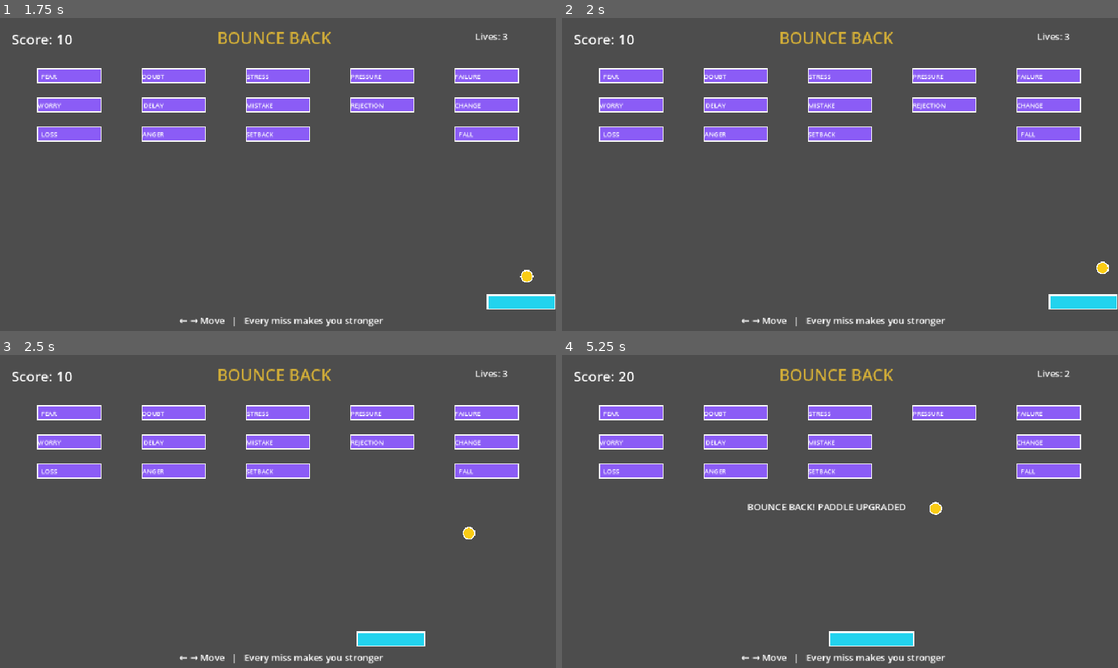
Above: before the commit, frames 1-4 (two rows, left to right).
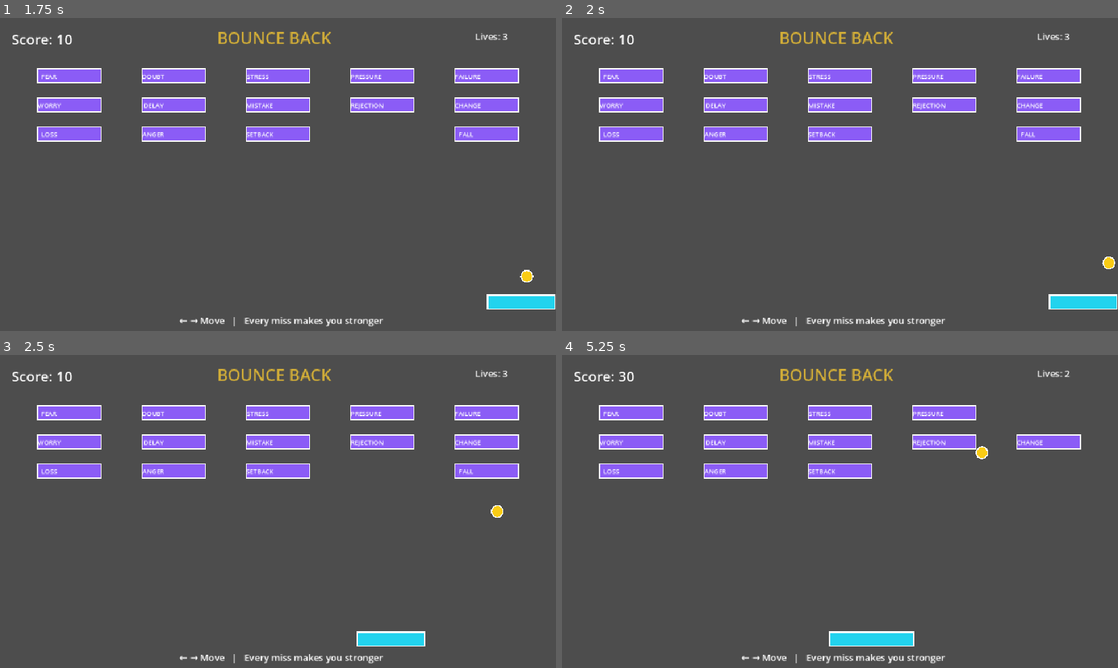
Above: after the commit, the same moments.

Repository: TioTech-code/haven-game-jam-2026
Game: Godot game, scene res://main.tscn
The game is run twice, just before and just after one commit, with the same random seed, the same clock (stepped at 60 frames per second) and the same inputs.
Inputs:
- Up to frame 1 (1.75 s): hold Right (ui_right) from 0.53 s (still down)
- Up to frame 2 (2 s): keep holding Right (ui_right)
- Up to frame 3 (2.5 s): release Right (ui_right) at 2.03 s; hold Left (ui_left) from 2.03 s (still down)
- Up to frame 4 (5.25 s): release Left (ui_left) at 4.28 s; hold Right (ui_right) from 4.28 s (still down)

Frame 1 is identical in both runs. In frame 2, 0.1% of the frame differs, in the area x 96-100%, y 76-82%; in frame 3, 0.1%; in frame 4, 2.2%, in the area x 10-94%, y 5-52%.

Commit message:
Add directional paddle bounce

Diff:
--- a/ball.gd
+++ b/ball.gd
@@ -8,12 +8,21 @@
 
 	if collision:
 		direction = direction.bounce(collision.get_normal())
-		var collider := collision.get_collider()
+		var collider := collision.get_collider() as Node2D
 
-		if collider and collider.has_method("hit"):
+		if collider and collider.name == "Paddle":
+			var paddle_half_width: float = 58.0 * collider.scale.x
+			var hit_offset: float = (
+				position.x - collider.position.x
+			) / paddle_half_width
+
+			hit_offset = clamp(hit_offset, -1.0, 1.0)
+			direction = Vector2(hit_offset, -1.0).normalized()
+
+		elif collider and collider.has_method("hit"):
 			collider.call("hit")
 
-	# Keep the ball inside the screen
+	# Keep the ball inside the left and right boundaries
 	if position.x <= 10:
 		direction.x = abs(direction.x)
 		position.x = 10
@@ -21,25 +30,7 @@
 		direction.x = -abs(direction.x)
 		position.x = 950
 
-	if position.y <= 10:
-		direction.y = abs(direction.y)
-		position.y = 10
-	elif position.y > 550:
-		var game := get_tree().current_scene
-
-		if game and game.has_method("ball_lost"):
-			game.call("ball_lost")
-			return
-
-		reset_ball()
-
-	if position.x <= 10:
-		direction.x = abs(direction.x)
-		position.x = 10
-	elif position.x >= 950:
-		direction.x = -abs(direction.x)
-		position.x = 950
-
+	# Keep the ball inside the top or register a lost ball
 	if position.y <= 10:
 		direction.y = abs(direction.y)
 		position.y = 10
@@ -55,6 +46,15 @@
 func reset_ball() -> void:
 	position = Vector2(480, 430)
 	direction = Vector2(1, -1).normalized()
+
 func _draw() -> void:
 	draw_circle(Vector2.ZERO, 10.0, Color("#FACC15"))
-	draw_arc(Vector2.ZERO, 10.0, 0, TAU, 32, Color("#FFFFFF"), 2.0)
+	draw_arc(
+		Vector2.ZERO,
+		10.0,
+		0,
+		TAU,
+		32,
+		Color("#FFFFFF"),
+		2.0
+	)
